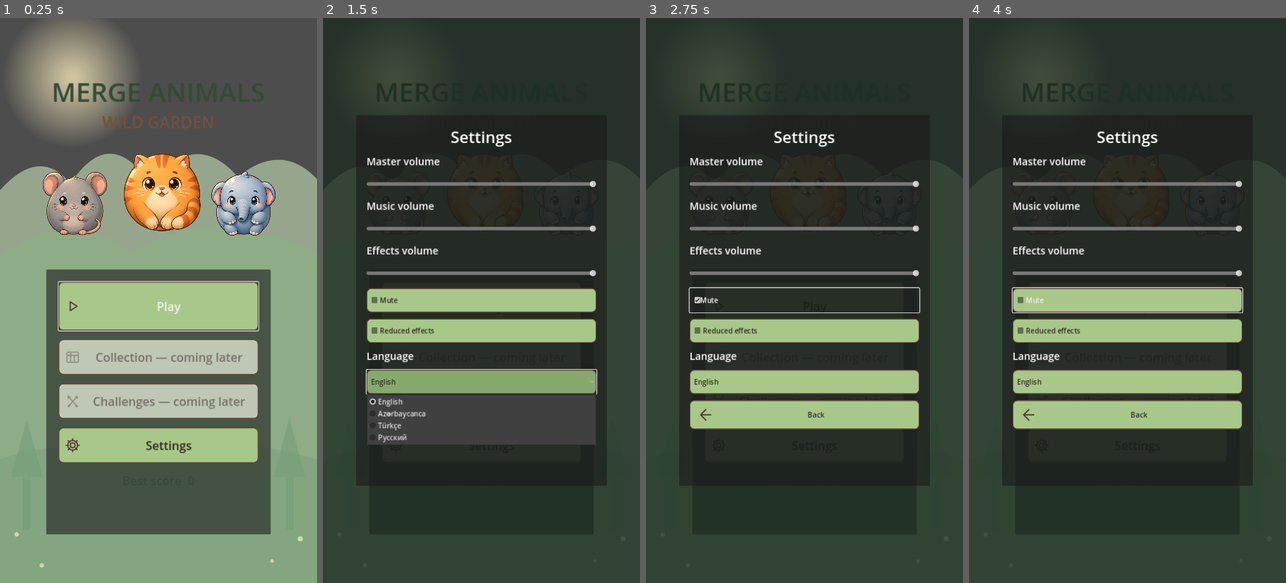
Above: before the commit, frames 1-4 (left to right).
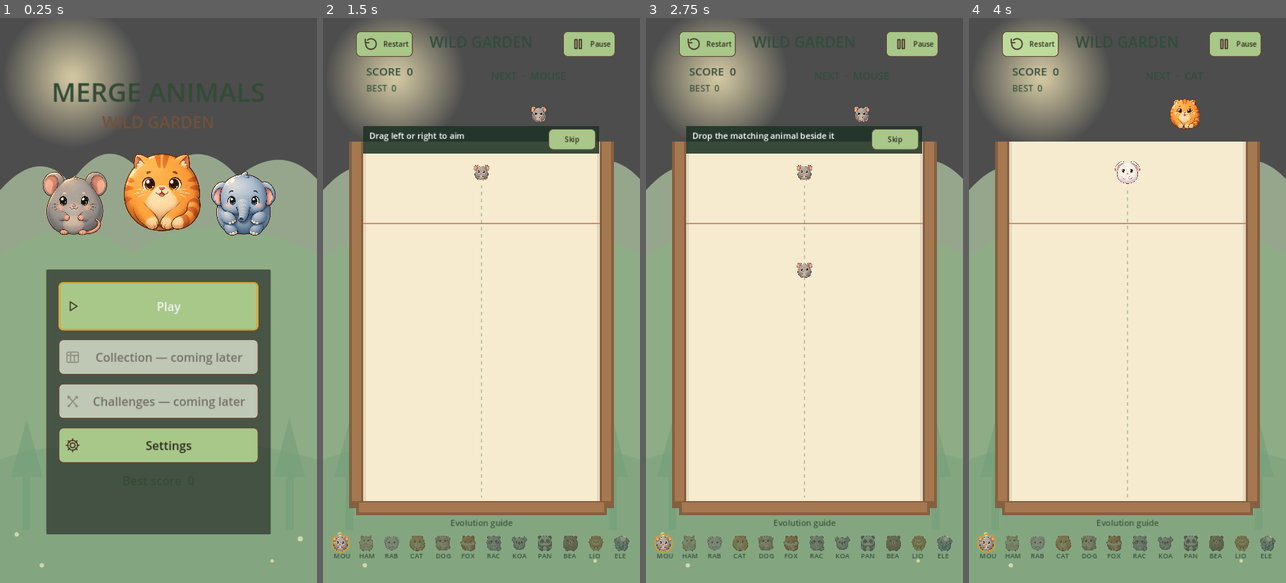
Above: after the commit, the same moments.

Repository: sandikovcusu-commits/MergeAnimal
Game: Godot game, scene res://scenes/ui/MainMenu.tscn
Two runs of this game, one before a commit and one after it. Both use one fixed random seed, a clock stepped at 60 frames per second and the inputs below.
Inputs (mouse positions are in pixels of both pictures, inside the frame that each line leads up to):
- Up to frame 1 (0.25 s): no input
- Up to frame 2 (1.5 s): click "Settings" at 0.5 s; click (481, 390) at 1.25 s, where only the run after the commit has a clickable "Replay tutorial"
- Up to frame 3 (2.75 s): click (804, 306) at 2 s, where only the run before the commit has a clickable "Play"
- Up to frame 4 (4 s): click (1127, 306) at 2.75 s, where only the run before the commit has a clickable "Play"; click (1029, 46) at 3.5 s, where only the run after the commit has a clickable "Restart"

The runs differ from the first frame. In frame 1, 0.8% of the frame differs, in the area x 18-82%, y 46-56%; in frame 2, 99%; in frame 3, 99%; in frame 4, 100%, in the area x 0-100%, y 0-100%.

Commit message:
Add guided first-run tutorial and focus styles with UI render fixtures
Co-authored-by: arena-agent <297053741+arena-agent@users.noreply.github.com>

Diff:
--- a/MergeAnimals/assets/ui/themes/berry.tres
+++ b/MergeAnimals/assets/ui/themes/berry.tres
@@ -64,7 +64,20 @@
 content_margin_top = 5.0
 content_margin_bottom = 5.0
 
+[sub_resource type="StyleBoxFlat" id="focus"]
+draw_center = false
+border_width_left = 4
+border_width_top = 4
+border_width_right = 4
+border_width_bottom = 4
+border_color = Color(0.85098, 0.65098, 0.21961, 1)
+corner_radius_top_left = 10
+corner_radius_top_right = 10
+corner_radius_bottom_right = 10
+corner_radius_bottom_left = 10
+
 [resource]
+Button/styles/focus = SubResource("focus")
 Button/styles/normal = SubResource("normal")
 Button/styles/hover = SubResource("hover")
 Button/styles/pressed = SubResource("pressed")
--- a/MergeAnimals/assets/ui/themes/cream.tres
+++ b/MergeAnimals/assets/ui/themes/cream.tres
@@ -64,7 +64,20 @@
 content_margin_top = 5.0
 content_margin_bottom = 5.0
 
+[sub_resource type="StyleBoxFlat" id="focus"]
+draw_center = false
+border_width_left = 4
+border_width_top = 4
+border_width_right = 4
+border_width_bottom = 4
+border_color = Color(0.85098, 0.65098, 0.21961, 1)
+corner_radius_top_left = 10
+corner_radius_top_right = 10
+corner_radius_bottom_right = 10
+corner_radius_bottom_left = 10
+
 [resource]
+Button/styles/focus = SubResource("focus")
 Button/styles/normal = SubResource("normal")
 Button/styles/hover = SubResource("hover")
 Button/styles/pressed = SubResource("pressed")
--- a/MergeAnimals/assets/ui/themes/earth.tres
+++ b/MergeAnimals/assets/ui/themes/earth.tres
@@ -64,7 +64,20 @@
 content_margin_top = 5.0
 content_margin_bottom = 5.0
 
+[sub_resource type="StyleBoxFlat" id="focus"]
+draw_center = false
+border_width_left = 4
+border_width_top = 4
+border_width_right = 4
+border_width_bottom = 4
+border_color = Color(0.85098, 0.65098, 0.21961, 1)
+corner_radius_top_left = 10
+corner_radius_top_right = 10
+corner_radius_bottom_right = 10
+corner_radius_bottom_left = 10
+
 [resource]
+Button/styles/focus = SubResource("focus")
 Button/styles/normal = SubResource("normal")
 Button/styles/hover = SubResource("hover")
 Button/styles/pressed = SubResource("pressed")
--- a/MergeAnimals/assets/ui/themes/forest.tres
+++ b/MergeAnimals/assets/ui/themes/forest.tres
@@ -64,7 +64,20 @@
 content_margin_top = 5.0
 content_margin_bottom = 5.0
 
+[sub_resource type="StyleBoxFlat" id="focus"]
+draw_center = false
+border_width_left = 4
+border_width_top = 4
+border_width_right = 4
+border_width_bottom = 4
+border_color = Color(0.85098, 0.65098, 0.21961, 1)
+corner_radius_top_left = 10
+corner_radius_top_right = 10
+corner_radius_bottom_right = 10
+corner_radius_bottom_left = 10
+
 [resource]
+Button/styles/focus = SubResource("focus")
 Button/styles/normal = SubResource("normal")
 Button/styles/hover = SubResource("hover")
 Button/styles/pressed = SubResource("pressed")
--- a/MergeAnimals/assets/ui/themes/gold.tres
+++ b/MergeAnimals/assets/ui/themes/gold.tres
@@ -64,7 +64,20 @@
 content_margin_top = 5.0
 content_margin_bottom = 5.0
 
+[sub_resource type="StyleBoxFlat" id="focus"]
+draw_center = false
+border_width_left = 4
+border_width_top = 4
+border_width_right = 4
+border_width_bottom = 4
+border_color = Color(0.85098, 0.65098, 0.21961, 1)
+corner_radius_top_left = 10
+corner_radius_top_right = 10
+corner_radius_bottom_right = 10
+corner_radius_bottom_left = 10
+
 [resource]
+Button/styles/focus = SubResource("focus")
 Button/styles/normal = SubResource("normal")
 Button/styles/hover = SubResource("hover")
 Button/styles/pressed = SubResource("pressed")
--- a/MergeAnimals/assets/ui/themes/sky.tres
+++ b/MergeAnimals/assets/ui/themes/sky.tres
@@ -64,7 +64,20 @@
 content_margin_top = 5.0
 content_margin_bottom = 5.0
 
+[sub_resource type="StyleBoxFlat" id="focus"]
+draw_center = false
+border_width_left = 4
+border_width_top = 4
+border_width_right = 4
+border_width_bottom = 4
+border_color = Color(0.85098, 0.65098, 0.21961, 1)
+corner_radius_top_left = 10
+corner_radius_top_right = 10
+corner_radius_bottom_right = 10
+corner_radius_bottom_left = 10
+
 [resource]
+Button/styles/focus = SubResource("focus")
 Button/styles/normal = SubResource("normal")
 Button/styles/hover = SubResource("hover")
 Button/styles/pressed = SubResource("pressed")
--- a/MergeAnimals/assets/ui/themes/snow.tres
+++ b/MergeAnimals/assets/ui/themes/snow.tres
@@ -64,7 +64,20 @@
 content_margin_top = 5.0
 content_margin_bottom = 5.0
 
+[sub_resource type="StyleBoxFlat" id="focus"]
+draw_center = false
+border_width_left = 4
+border_width_top = 4
+border_width_right = 4
+border_width_bottom = 4
+border_color = Color(0.85098, 0.65098, 0.21961, 1)
+corner_radius_top_left = 10
+corner_radius_top_right = 10
+corner_radius_bottom_right = 10
+corner_radius_bottom_left = 10
+
 [resource]
+Button/styles/focus = SubResource("focus")
 Button/styles/normal = SubResource("normal")
 Button/styles/hover = SubResource("hover")
 Button/styles/pressed = SubResource("pressed")
--- a/MergeAnimals/assets/ui/themes/sunset.tres
+++ b/MergeAnimals/assets/ui/themes/sunset.tres
@@ -64,7 +64,20 @@
 content_margin_top = 5.0
 content_margin_bottom = 5.0
 
+[sub_resource type="StyleBoxFlat" id="focus"]
+draw_center = false
+border_width_left = 4
+border_width_top = 4
+border_width_right = 4
+border_width_bottom = 4
+border_color = Color(0.85098, 0.65098, 0.21961, 1)
+corner_radius_top_left = 10
+corner_radius_top_right = 10
+corner_radius_bottom_right = 10
+corner_radius_bottom_left = 10
+
 [resource]
+Button/styles/focus = SubResource("focus")
 Button/styles/normal = SubResource("normal")
 Button/styles/hover = SubResource("hover")
 Button/styles/pressed = SubResource("pressed")
--- a/MergeAnimals/scripts/gameplay/Game.gd
+++ b/MergeAnimals/scripts/gameplay/Game.gd
@@ -61,6 +61,9 @@
 var max_combo: int = 0
 var best_at_start: int = 0
 var settings_panel: Control
+var tutorial_stage: int = -1
+var tutorial_label: Label
+var tutorial_skip: Button
 const SETTINGS_SCENE := preload("res://scenes/ui/SettingsPanel.tscn")
 
 func _ready() -> void:
@@ -97,6 +100,11 @@
 	best_at_start = best_score
 	current_data = _pick_animal()
 	next_data = _pick_animal()
+	if bool(get_tree().get_meta("tutorial_requested", false)):
+		get_tree().remove_meta("tutorial_requested")
+		current_data = animals[0]
+		next_data = animals[0]
+		_begin_tutorial()
 	debug_panel.visible = debug_enabled and OS.is_debug_build()
 	if debug_panel.visible:
 		$HUD/DebugPanel/Pair.pressed.connect(_debug_pair)
@@ -194,8 +202,10 @@
 					drop_animal()
 	elif event is InputEventScreenDrag and event.index == active_touch:
 		_set_aim(event.position.x)
+		if tutorial_stage == 0: _tutorial_set_stage(1)
 	elif event is InputEventMouseMotion and active_touch == -1 and (_can_aim() or (spawn_state == SpawnState.COOLDOWN and cooldown_left <= 0.0)):
 		_set_aim(event.position.x)
+		if mouse_down and tutorial_stage == 0: _tutorial_set_stage(1)
 	elif event is InputEventMouseButton and event.button_index == MOUSE_BUTTON_LEFT and active_touch == -1:
 		if event.pressed and _can_begin_input() and _inside_input_area(event.position):
 			mouse_down = true
@@ -246,6 +256,8 @@
 	var dropped := current_data
 	create_animal(dropped, Vector2(aim_x, spawn_height))
 	spawn_count += 1
+	if tutorial_stage >= 0 and tutorial_stage < 3:
+		_tutorial_set_stage(2 if spawn_count == 1 else 3)
 	current_data = next_data
 	next_data = _pick_animal()
 	_set_aim(aim_x)
@@ -303,6 +315,7 @@
 
 func _on_merged(data: AnimalData, _point: Vector2) -> void:
 	_award_merge(data.merge_score)
+	if tutorial_stage == 3: _tutorial_set_stage(4)
 
 func _on_golden_merged(_point: Vector2) -> void:
 	# Golden award is exactly the configured bonus; it does not receive combo multiplication.
@@ -394,12 +407,39 @@
 		return
 	settings_panel = SETTINGS_SCENE.instantiate()
 	$HUD.add_child(settings_panel)
+	settings_panel.replay_requested.connect(func():
+		get_tree().set_meta("tutorial_requested", true)
+		get_tree().paused = false
+		get_tree().reload_current_scene()
+	)
 	settings_panel.settings_changed.connect(func(_values: Dictionary):
 		_refresh_ui_text()
 		overlay_title.text = tr("PAUSE")
 		_update_hud()
 	)
 	settings_panel.closed.connect(func(): settings_panel = null; $HUD/Overlay/SettingsButton.grab_focus())
+
+func _begin_tutorial() -> void:
+	var hint := Control.new(); hint.name = "Tutorial"; hint.set_anchors_and_offsets_preset(Control.PRESET_FULL_RECT); hint.mouse_filter = Control.MOUSE_FILTER_IGNORE
+	$HUD.add_child(hint)
+	var panel := ColorRect.new(); panel.color = Color(0.12, 0.2, 0.15, 0.88); panel.position = Vector2(92, 245); panel.size = Vector2(536, 62); panel.mouse_filter = Control.MOUSE_FILTER_IGNORE; hint.add_child(panel)
+	tutorial_label = Label.new(); tutorial_label.position = Vector2(105, 253); tutorial_label.size = Vector2(400, 46); tutorial_label.add_theme_font_size_override("font_size", 19); tutorial_label.mouse_filter = Control.MOUSE_FILTER_IGNORE; hint.add_child(tutorial_label)
+	tutorial_skip = Button.new(); tutorial_skip.name = "Skip"; tutorial_skip.position = Vector2(512, 251); tutorial_skip.size = Vector2(108, 48); hint.add_child(tutorial_skip); tutorial_skip.pressed.connect(_finish_tutorial)
+	_tutorial_set_stage(0)
+
+func _tutorial_set_stage(stage: int) -> void:
+	tutorial_stage = stage
+	if is_instance_valid(tutorial_label):
+		var keys := ["TUTORIAL_MOVE", "TUTORIAL_DROP", "TUTORIAL_MATCH", "TUTORIAL_MERGE", "TUTORIAL_DANGER"]
+		tutorial_label.text = tr(keys[clampi(stage, 0, 4)])
+		tutorial_skip.text = tr("DONE" if stage == 4 else "SKIP")
+
+func _finish_tutorial() -> void:
+	tutorial_stage = -1
+	var config := ConfigFile.new(); config.set_value("tutorial", "completed", true)
+	if config.save("user://wild_garden_tutorial.cfg") != OK: push_warning("Tutorial state could not be saved")
+	var tutorial := $HUD.get_node_or_null("Tutorial")
+	if tutorial: tutorial.queue_free()
 
 func _main_menu() -> void:
 	get_tree().paused = false
--- a/MergeAnimals/scripts/ui/MainMenu.gd
+++ b/MergeAnimals/scripts/ui/MainMenu.gd
@@ -46,11 +46,18 @@
 	best_label.text = "%s  %d" % [tr("BEST_SCORE"), best]
 func _play() -> void:
 	if is_instance_valid(settings_panel): return
+	var config := ConfigFile.new()
+	if config.load("user://wild_garden_tutorial.cfg") != OK or not bool(config.get_value("tutorial", "completed", false)):
+		get_tree().set_meta("tutorial_requested", true)
 	get_tree().change_scene_to_file(GAME)
 func _settings() -> void:
 	if is_instance_valid(settings_panel): return
 	settings_panel = SETTINGS.instantiate()
 	add_child(settings_panel)
+	settings_panel.replay_requested.connect(func():
+		get_tree().set_meta("tutorial_requested", true)
+		get_tree().change_scene_to_file(GAME)
+	)
 	settings_panel.settings_changed.connect(func(_values: Dictionary): _refresh_best())
 	settings_panel.closed.connect(func(): settings_panel = null; settings_button.grab_focus())
 func _draw() -> void:
--- a/MergeAnimals/scripts/ui/SettingsPanel.gd
+++ b/MergeAnimals/scripts/ui/SettingsPanel.gd
@@ -1,5 +1,6 @@
 extends Control
 signal closed
+signal replay_requested
 signal settings_changed(values: Dictionary)
 var values: Dictionary
 var sliders: Dictionary = {}
@@ -24,7 +25,7 @@
 	add_child(shade)
 	var card := PanelContainer.new()
 	card.set_anchors_and_offsets_preset(Control.PRESET_CENTER)
-	card.offset_left = -285; card.offset_right = 285; card.offset_top = -420; card.offset_bottom = 420
+	card.offset_left = -285; card.offset_right = 285; card.offset_top = -470; card.offset_bottom = 470
 	add_child(card)
 	var margin := MarginContainer.new()
 	for side in ["margin_left", "margin_right", "margin_top", "margin_bottom"]: margin.add_theme_constant_override(side, 24)
@@ -47,6 +48,8 @@
 	language_select = OptionButton.new(); language_select.name = "Language"; language_select.custom_minimum_size.y = 55
 	for option in ["English", "Azərbaycanca", "Türkçe", "Русский"]: language_select.add_item(option)
 	language_select.select(LOCALES.find(values.language)); column.add_child(language_select); language_select.item_selected.connect(_on_language)
+	var replay := Button.new(); replay.name = "ReplayTutorial"; replay.text = "REPLAY_TUTORIAL"; replay.custom_minimum_size.y = 55
+	replay.icon = load("res://assets/ui/icons/restart.svg"); column.add_child(replay); replay.pressed.connect(func(): replay_requested.emit())
 	var back := Button.new(); back.name = "Back"; back.text = "BACK"; back.icon = load("res://assets/ui/icons/back.svg"); back.custom_minimum_size.y = 66
 	column.add_child(back); back.pressed.connect(_close)
 
--- a/MergeAnimals/scripts/ui/UIStrings.gd
+++ b/MergeAnimals/scripts/ui/UIStrings.gd
@@ -12,6 +12,14 @@
 		"tr": {"PLAY":"Oyna", "SETTINGS":"Ayarlar", "COLLECTION":"Koleksiyon — yakında", "CHALLENGES":"Görevler — yakında", " …(555 unchanged characters)…
 		"ru": {"PLAY":"Играть", "SETTINGS":"Настройки", "COLLECTION":"Коллекция — позже", "CHALLENGES":"Задания — позже", "BE …(589 unchanged characters)…
 	}
+	var tutorial_messages := {
+		"en": {"REPLAY_TUTORIAL":"Replay tutorial", "SKIP":"Skip", "DONE":"Done", "TUTORIAL_MOVE":"Drag left or right to aim", "TUTORIAL_DROP":"Release to drop the animal", "TUTORIAL_MATCH":"Drop the matching animal beside it", "TUTORIAL_MERGE":"Matching animals merge into a larger one", "TUTORIAL_DANGER":"Great! Keep animals below the red line"},
+		"az": {"REPLAY_TUTORIAL":"Təlimatı təkrarla", "SKIP":"Keç", "DONE":"Bitir", "TUTORIAL_MOVE":"Nişan almaq üçün sağa və ya sola sürüşdür", "TUTORIAL_DROP":"Heyvanı salmaq üçün burax", "TUTORIAL_MATCH":"Eyni heyvanı yanına sal", "TUTORIAL_MERGE":"Eyni heyvanlar daha böyük heyvana çevrilir", "TUTORIAL_DANGER":"Əla! Heyvanları qırmızı xəttdən aşağı saxla"},
+		"tr": {"REPLAY_TUTORIAL":"Eğitimi tekrarla", "SKIP":"Geç", "DONE":"Bitti", "TUTORIAL_MOVE":"Nişan almak için sağa veya sola sürükle", "TUTORIAL_DROP":"Hayvanı bırakmak için parmağını kaldır", "TUTORIAL_MATCH":"Aynı hayvanı yanına bırak", "TUTORIAL_MERGE":"Aynı hayvanlar birleşerek büyür", "TUTORIAL_DANGER":"Harika! Hayvanları kırmızı çizginin altında tut"},
+		"ru": {"REPLAY_TUTORIAL":"Повторить обучение", "SKIP":"Пропустить", "DONE":"Готово", "TUTORIAL_MOVE":"Двигайте влево или вправо", "TUTORIAL_DROP":"Отпустите, чтобы уронить животное", "TUTORIAL_MATCH":"Бросьте такое же животное рядом", "TUTORIAL_MERGE":"Одинаковые животные объединяются", "TUTORIAL_DANGER":"Отлично! Держите животных ниже красной линии"}
+	}
+	for locale in tutorial_messages:
+		messages[locale].merge(tutorial_messages[locale])
 	for locale in messages:
 		var translation := Translation.new()
 		translation.locale = locale
--- a/MergeAnimals/tests/integration/day5_ui.gd
+++ b/MergeAnimals/tests/integration/day5_ui.gd
@@ -11,6 +11,9 @@
 	for i in range(count): await process_frame
 func run() -> void:
 	var old_settings := SettingsStore.load_values()
+	var tutorial_path := "user://wild_garden_tutorial.cfg"
+	var tutorial_existed := FileAccess.file_exists(tutorial_path)
+	var tutorial_backup := FileAccess.get_file_as_bytes(tutorial_path) if tutorial_existed else PackedByteArray()
 	var startup := load("res://scenes/ui/MainMenu.tscn") as PackedScene
 	var menu = startup.instantiate()
 	root.add_child(menu); current_scene = menu
@@ -31,10 +34,14 @@
 	await frames()
 	check(not is_instance_valid(menu.settings_panel), "settings back closes modal")
 	SettingsStore.save_values(old_settings); SettingsStore.apply(old_settings)
+	set_meta("tutorial_requested", true)
 	menu.play_button.pressed.emit()
 	await frames(5)
 	var game = current_scene
 	check(game != menu and game.has_method("_toggle_pause") and game.is_playing(), "Play transitions to live game")
+	check(game.tutorial_stage == 0 and game.current_data.id == game.next_data.id, "tutorial starts with matching pair")
+	game.get_node("HUD/Tutorial/Skip").pressed.emit(); await frames()
+	check(game.tutorial_stage == -1 and FileAccess.file_exists(tutorial_path), "tutorial skip persists completion")
 	game.pause_button.pressed.emit()
 	await frames()
 	check(paused and game.game_state == game.GameState.PAUSED and game.overlay.visible, "pause freezes game and shows overlay")
@@ -47,6 +54,12 @@
 	game.resume_button.pressed.emit()
 	await frames()
 	check(not paused and game.is_playing() and not game.overlay.visible, "resume restores gameplay")
+	game.pause_button.pressed.emit(); await frames()
+	game.get_node("HUD/Overlay/SettingsButton").pressed.emit(); await frames()
+	game.settings_panel.find_child("ReplayTutorial", true, false).pressed.emit(); await frames(5)
+	game = current_scene
+	check(not paused and game.tutorial_stage == 0 and game.current_data.id == game.next_data.id, "replay tutorial restarts with matching pair")
+	game.get_node("HUD/Tutorial/Skip").pressed.emit(); await frames()
 	game._on_game_over()
 	await frames()
 	check(paused and game.game_state == game.GameState.GAME_OVER and not game.resume_button.visible, "game over freezes and cannot resume")
@@ -58,5 +71,9 @@
 	fresh.get_node("HUD/Overlay/MainMenuButton").pressed.emit(); await frames(5)
 	check(not paused and current_scene.has_method("_play"), "pause to main menu unpauses tree")
 	SettingsStore.save_values(old_settings); SettingsStore.apply(old_settings)
+	if tutorial_existed:
+		var file := FileAccess.open(tutorial_path, FileAccess.WRITE); file.store_buffer(tutorial_backup); file.close()
+	else:
+		DirAccess.remove_absolute(ProjectSettings.globalize_path(tutorial_path))
 	print("Day5 UI integration: checks=%d failures=%d" % [checks, failures])
 	quit(1 if failures else 0)
--- /dev/null
+++ b/MergeAnimals/tests/integration/render_ui.gd
@@ -0,0 +1,39 @@
+extends SceneTree
+# Full X11 capture of actual Godot controls; fixture transitions are not human play.
+func _initialize() -> void:
+	call_deferred("run")
+func run() -> void:
+	var screen := OS.get_environment("CAPTURE_SCREEN")
+	var dims := OS.get_environment("CAPTURE_SIZE").split("x")
+	if dims.size() != 2 or screen not in ["menu", "pause", "settings", "gameover", "tutorial"]:
+		printerr("FAIL: invalid UI capture parameters"); quit(1); return
+	var size := Vector2i(int(dims[0]), int(dims[1]))
+	var path := "res://scenes/ui/MainMenu.tscn" if screen == "menu" else "res://scenes/game/Game.tscn"
+	if screen == "tutorial": set_meta("tutorial_requested", true)
+	var node = (load(path) as PackedScene).instantiate()
+	if screen != "menu": node.persist_best = false
+	root.add_child(node)
+	await process_frame
+	if screen == "pause" or screen == "settings":
+		node._toggle_pause()
+		if screen == "settings": node._open_settings()
+	elif screen == "gameover":
+		node.score = 124; node.highest_level = 6; node.max_combo = 3
+		node._on_game_over()
+	await create_timer(1.5, true).timeout
+	await RenderingServer.frame_post_draw
+	var ids := []
+	var search := OS.execute("xdotool", ["search", "--onlyvisible", "--pid", str(OS.get_process_id())], ids, true)
+	var list := str(ids[0]).strip_edges().split("\n", false) if not ids.is_empty() else PackedStringArray()
+	if search != 0 or list.is_empty():
+		printerr("FAIL: UI capture could not locate X11 window"); quit(1); return
+	var out_path := "%s/ui_%s_%s.png" % [OS.get_environment("CAPTURE_DIR"), screen, OS.get_environment("CAPTURE_SIZE")]
+	var output := []
+	var code := OS.execute("import", ["-window", list[0], out_path], output, true)
+	var image := Image.new()
+	var loaded := image.load(out_path) if code == 0 else ERR_CANT_OPEN
+	print("UI_RENDER screen=%s size=%s image=%s code=%d" % [screen, size, image.get_size(), code])
+	if code != 0 or loaded != OK or image.get_size() != size:
+		printerr("FAIL: UI capture dimensions or image error: %s" % output); quit(1); return
+	paused = false
+	quit()
Not shown: 1 places in MergeAnimals/assets/ui/themes/berry.tres that only renumber resources
Not shown: 1 places in MergeAnimals/assets/ui/themes/cream.tres that only renumber resources
Not shown: 1 places in MergeAnimals/assets/ui/themes/earth.tres that only renumber resources
Not shown: 1 places in MergeAnimals/assets/ui/themes/forest.tres that only renumber resources
Not shown: 1 places in MergeAnimals/assets/ui/themes/gold.tres that only renumber resources
Not shown: 1 places in MergeAnimals/assets/ui/themes/sky.tres that only renumber resources
Not shown: 1 places in MergeAnimals/assets/ui/themes/snow.tres that only renumber resources
Not shown: 1 places in MergeAnimals/assets/ui/themes/sunset.tres that only renumber resources
